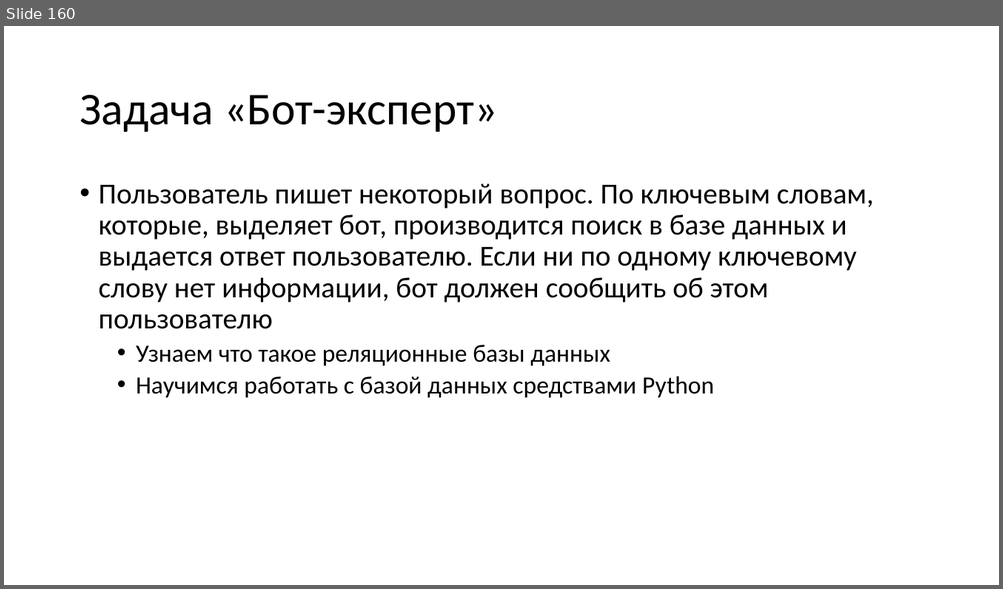
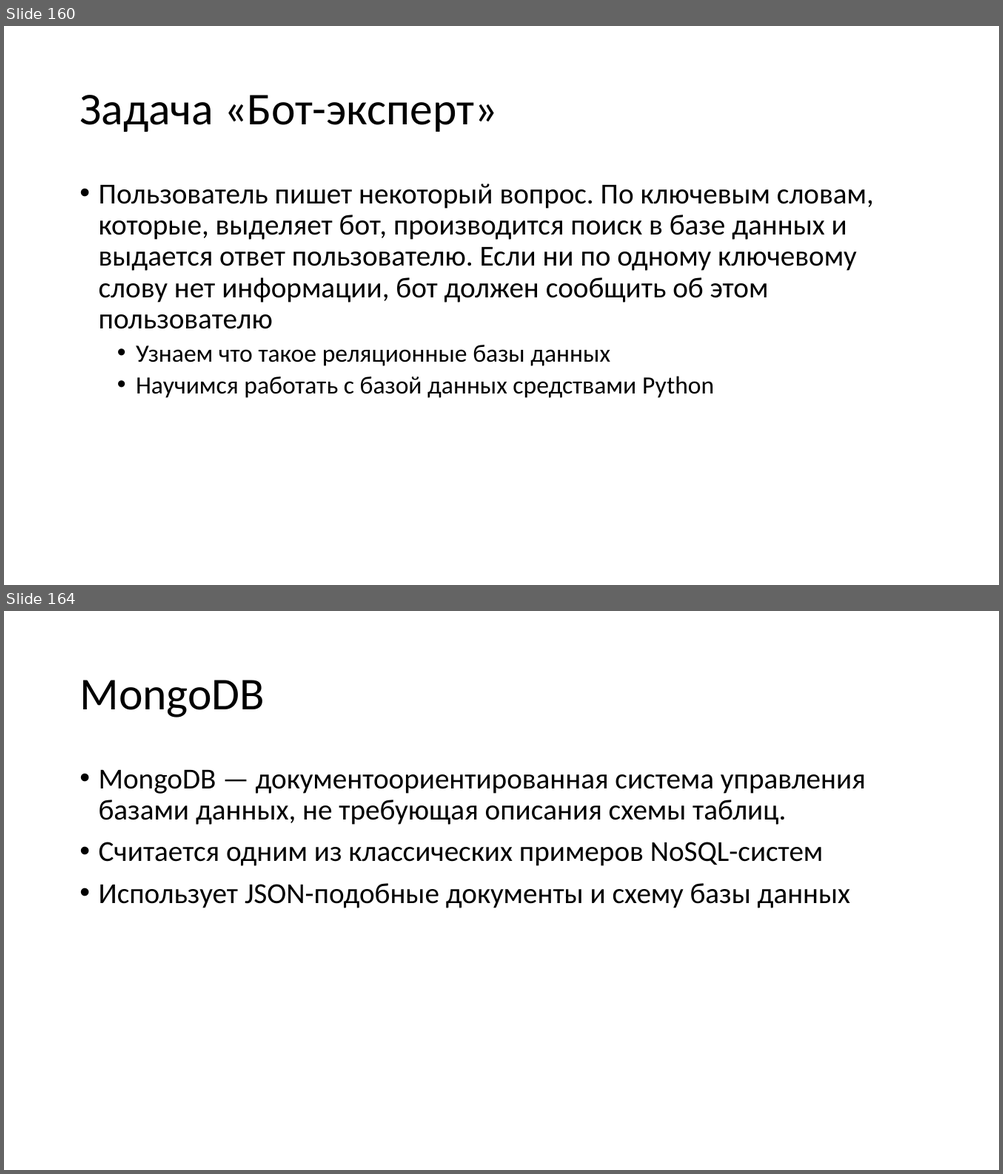
Before and after one commit to paveltsytovich/telegram-course, a slide deck: Presentation/Разработка ботов для телеграмм на Python.pptx. Shown one above the other, each under a label of ours: slide 160 before the commit, slides 160 and 164 after it; the slides between them are not shown. The pictures are 1003x589 and 1003x1174 pixels, drawn with LibreOffice and Linux fonts; fonts in the diff are those of the drawing. Boxes give left, top, right and bottom in pixels: in the first picture for what was removed or moved away, otherwise in the second. Text is boxed around its words. In the diff, an @@ line names an element or a change of style, - is before the commit and + after.

Commit message:
опредение NoSQL. Описание mongoDB. Разметка модуля

```diff
--- a/Presentation/Разработка ботов для телеграмм на Python.pptx
+++ b/Presentation/Разработка ботов для телеграмм на Python.pptx
@@ slide 164 added at (4, 611, 999, 1170), background #FFFFFF @@
@@ title added at (79, 680, 264, 718), 44 pt, text #000000 @@
+MongoDB
@@ text added at (99, 770, 865, 908), 28 pt, text #000000 @@
+• MongoDB — документоориентированная система управления базами данных, не требующая описания схемы таблиц.
+• Считается одним из классических примеров NoSQL-систем
+• Использует JSON-подобные документы и схему базы данных
```
Also in this commit, not shown: 8 other slides added, 1 slide removed.
